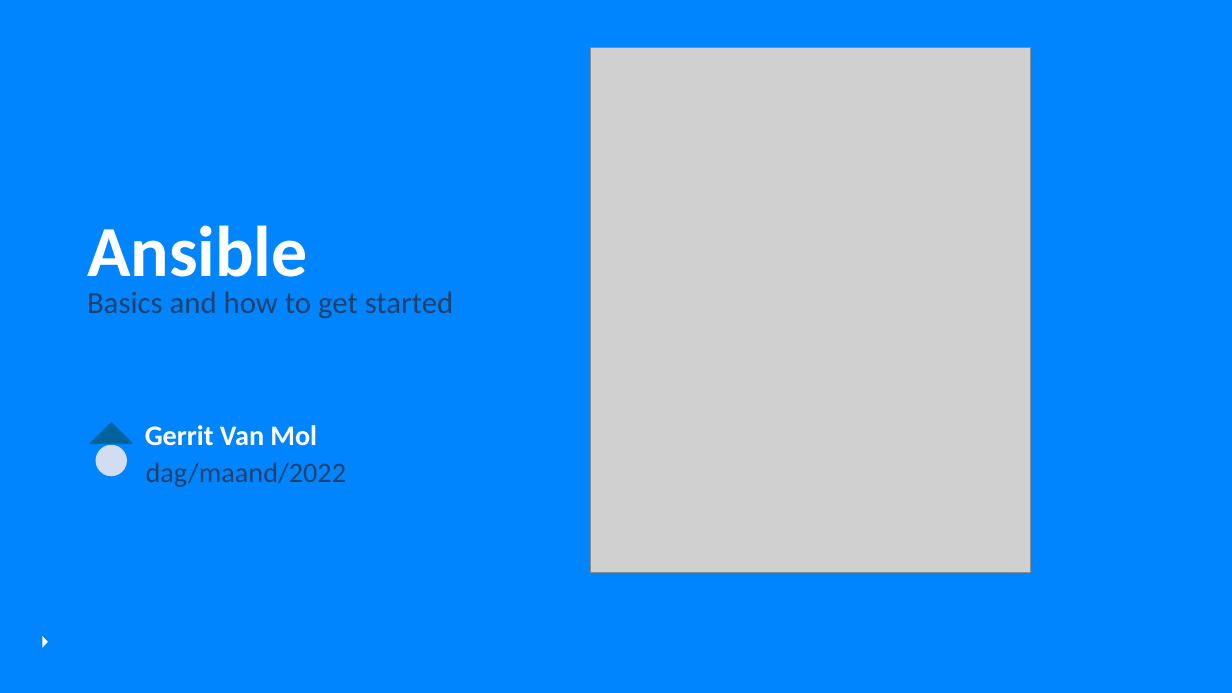
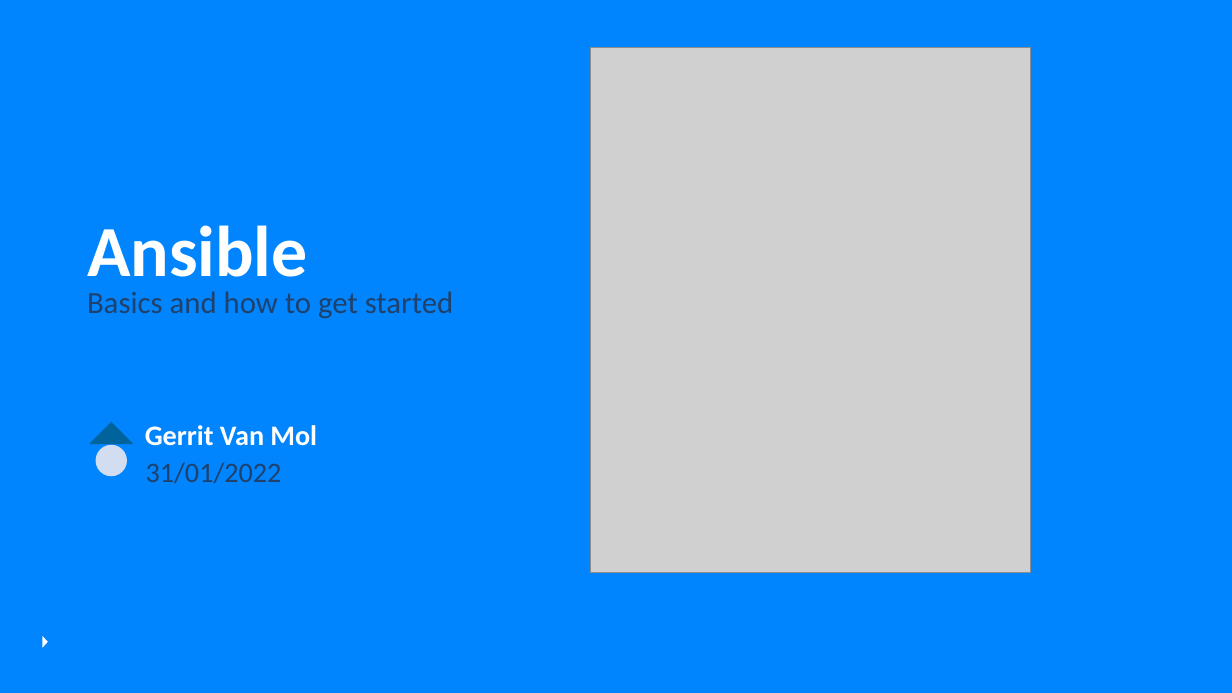
Before and after one commit to GerritVanMol/Ansible_Introduction-21_22, a slide deck: slide 2 of Documents/Ansible_BasicsAndHowToGetStarted.pptx. Drawn at 1232x693 pixels with LibreOffice and Linux fonts; fonts in the diff are those of the drawing; grey boxes stand for pictures; background and template pictures are left out. Boxes give left, top, right and bottom in pixels: in the first picture for what was removed or moved away, otherwise in the second. Text is boxed around its words. In the diff, an @@ line names an element or a change of style, - is before the commit and + after.

Commit message:
update date on PPT

```diff
--- a/Documents/Ansible_BasicsAndHowToGetStarted.pptx
+++ b/Documents/Ansible_BasicsAndHowToGetStarted.pptx
@@ text at box(146, 462, 282, 483): text changed @@
-dag/maand/2022
+31/01/2022
```
Also in this commit, not shown: 2 other files.
